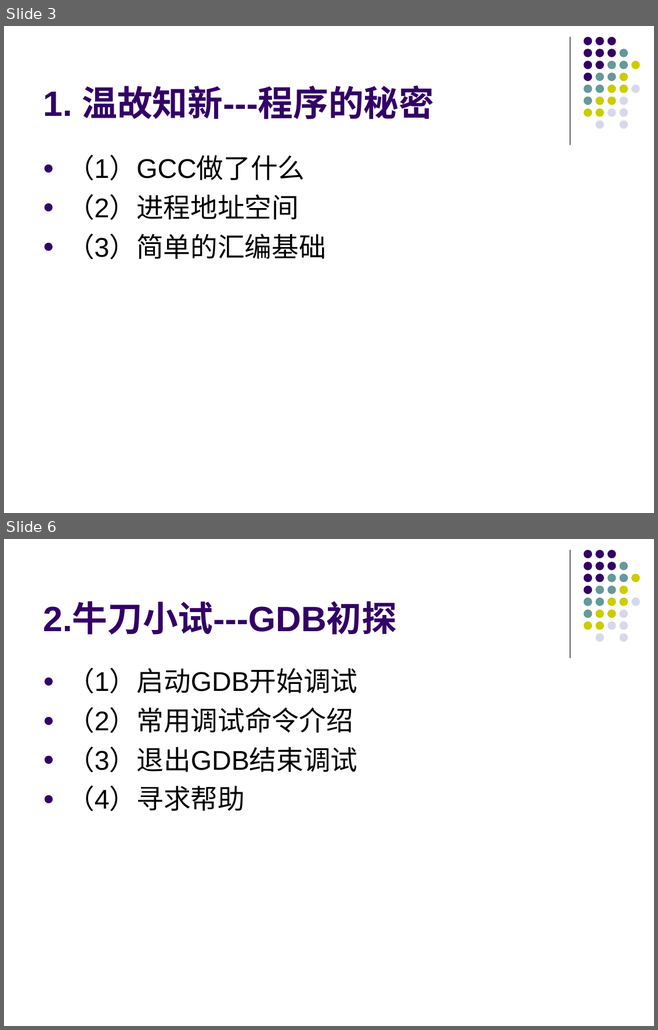
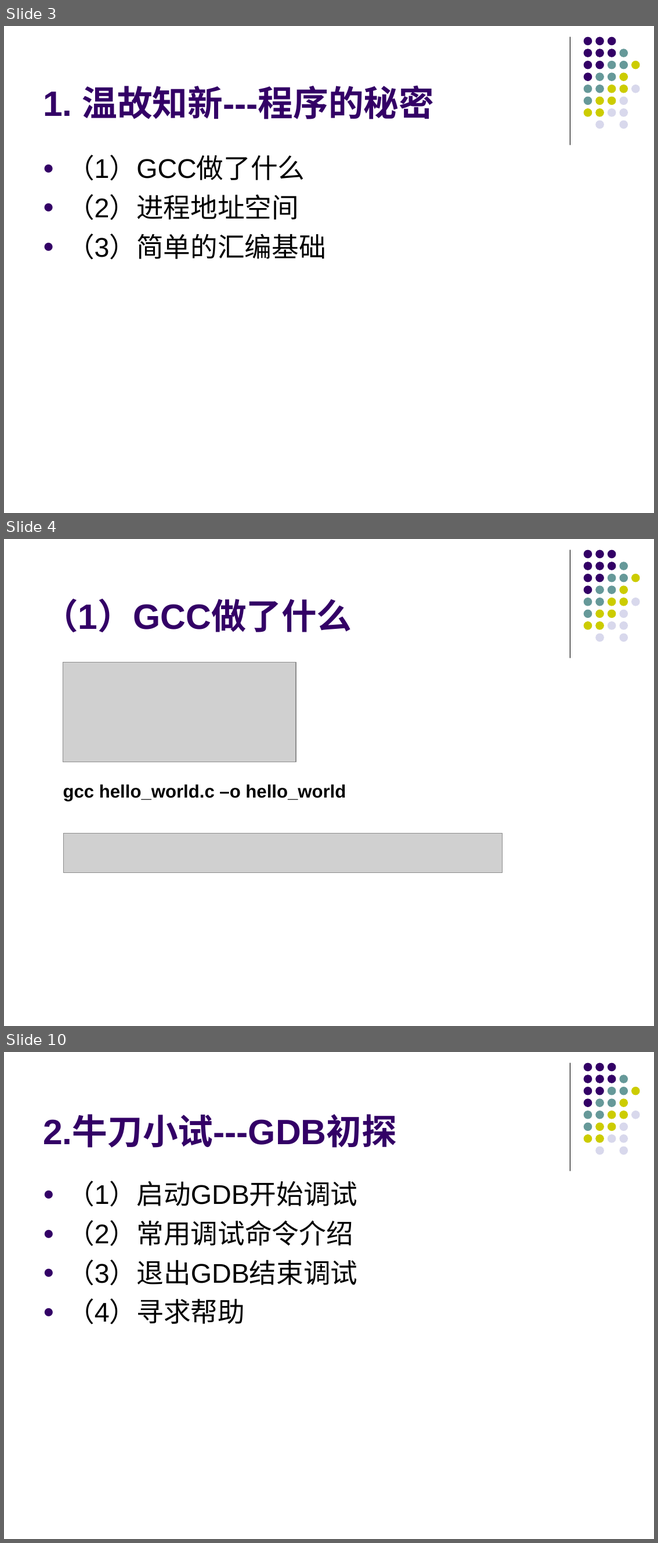
Before and after one commit to KublaikhanGeek/reactor, a slide deck: docs/手把手教你玩转GDB/手把手教你玩转GDB.ppt. Shown one above the other, each under a label of ours: slides 3 and 6 before the commit, slides 3, 4 and 10 after it; the slides between them are not shown. The pictures are 658x1030 and 658x1543 pixels, drawn with LibreOffice and Linux fonts; fonts in the diff are those of the drawing; grey boxes stand for pictures. Boxes give left, top, right and bottom in pixels: in the first picture for what was removed or moved away, otherwise in the second. Text is boxed around its words. In the diff, an @@ line names an element or a change of style, - is before the commit and + after.

```diff
--- a/docs/手把手教你玩转GDB/手把手教你玩转GDB.ppt
+++ b/docs/手把手教你玩转GDB/手把手教你玩转GDB.ppt
@@ slide 4 added at box(4, 539, 654, 1026), background #FFFFFF; not listed: 32 template elements that a slide beside it also shows @@
@@ title added at box(43, 599, 352, 632), 39 pt, text #330066, bold @@
+（1）GCC做了什么
@@ picture added at box(63, 663, 296, 762) @@
@@ text added at box(63, 784, 346, 801), 20 pt, text #000000, bold @@
+gcc hello_world.c –o hello_world
@@ picture added at box(64, 833, 502, 873) @@
@@ what was slide 6 is now slide 10 @@
```
Also in this commit, not shown: 10 other slides added, 2 slides removed.
